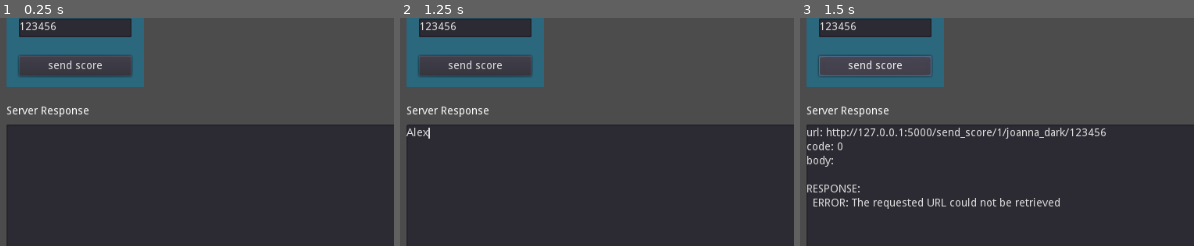
Above: before the commit, frames 1-3 (left to right).
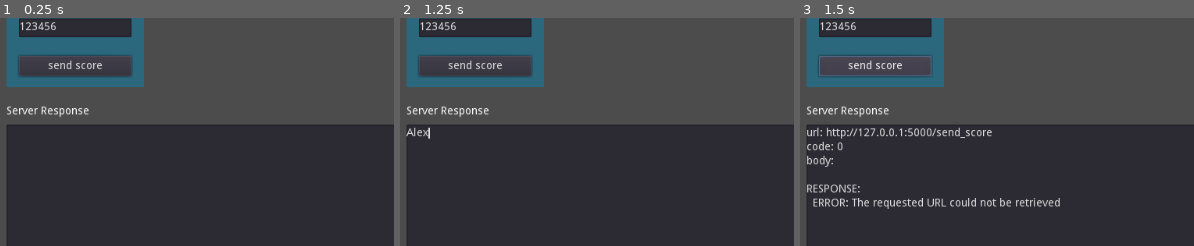
Above: after the commit, the same moments.

Repository: marcossilvano/python-codes
Game: Godot game, scene res://main.tscn
The game is run twice, just before and just after one commit, with the same random seed, the same clock (stepped at 60 frames per second) and the same inputs.
Inputs (mouse positions are % of the whole screen's width and height, from its top left):
- Up to frame 1 (0.25 s): no input
- Up to frame 2 (1.25 s): click (50, 79) at 0.52 s; type "Alex" at 0.6 s
- Up to frame 3 (1.5 s): click "send score" at 1.25 s
The pictures show only the part of the screen within x 0-50%, y 36-86%; the shares and areas given below are measured in that part.

Frames 1-2 are identical in both runs. In frame 3, 0.5% of the frame differs, in the area x 48-78%, y 47-54%.

Commit message:
Adding POST and GET methods for all routes

Diff:
--- a/score_server/GodotHttpClient/http_request.gd
+++ b/score_server/GodotHttpClient/http_request.gd
@@ -11,7 +11,6 @@
 
 func _ready():
 	$HTTPRequest.connect("request_completed", self, "_on_request_completed")
-
 
 
 func _on_request_completed(result, response_code, headers, body):
@@ -41,10 +40,33 @@
 
 # send score
 func _on_ButtonSendScore_pressed() -> void:
+	#_send_score_GET()
+	_send_score_POST()
 
+
+func _send_score_GET() -> void:
 	#/send_score/<int:game_id>/<string:nick>/<int:score>
 	var nick: String = send_nick.text.replace(' ', '%20')
 	_url = address.text + '/send_score/' + send_game_id.text + '/' + nick + '/' + send_score.text
 
 	print(name + ': send_score ' + _url)
 	$HTTPRequest.request(_url)
+
+
+func _send_score_POST() -> void:
+#func _make_post_request(url, data_to_send, use_ssl):
+	#/send_score/<int:game_id>/<string:nick>/<int:score>
+	var nick: String = send_nick.text.replace(' ', '%20')
+	_url = address.text + '/send_score'
+
+	# Convert data to json string:
+	var json_str: String = JSON.print({
+		"game_id": int(send_game_id.text),
+		"nick": nick,
+		"score": int(send_score.text)
+	})
+	print(json_str)
+	# Add 'Content-Type' header:
+	var headers = ["Content-Type: application/json"]
+
+	$HTTPRequest.request(_url, headers, false, HTTPClient.METHOD_POST, json_str)
Not shown, changed: python_venv.txt
Not shown, changed: score_server/app.py
Not shown, changed: score_server/scores.db
Not shown, added: score_server/tests.py
